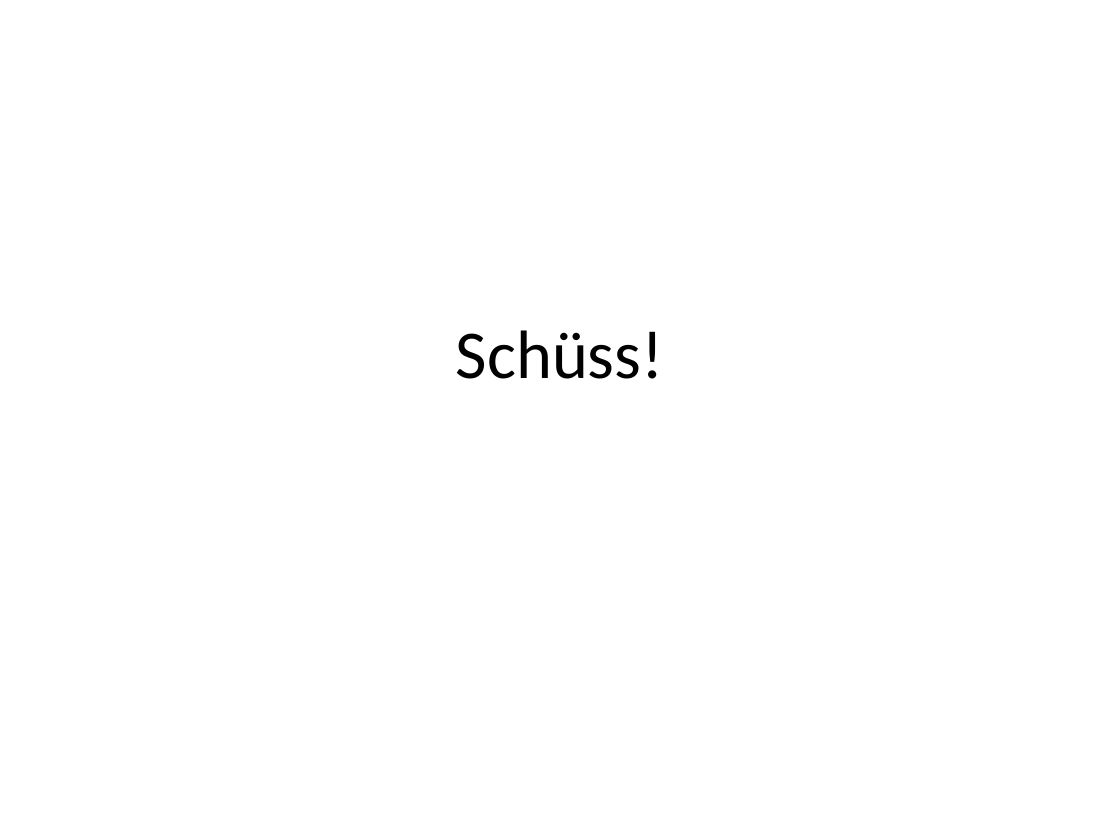
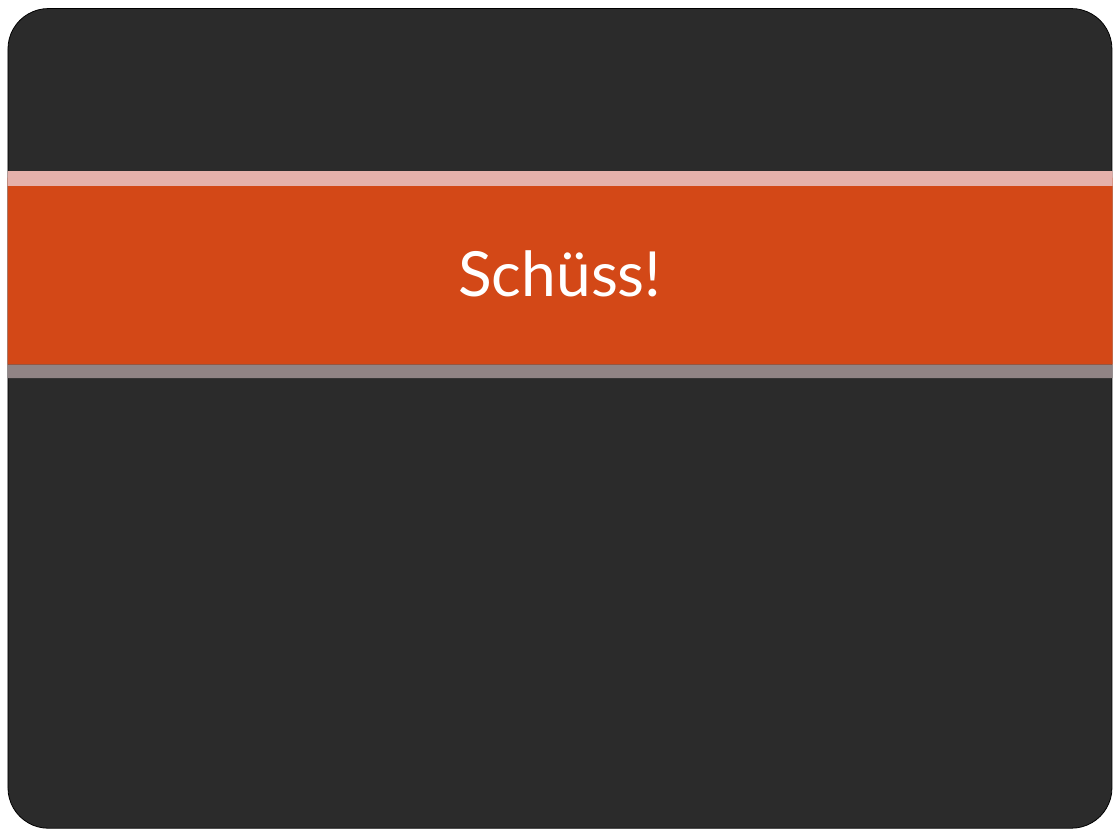
Before and after one commit to TrialAnd404/MyRepo, a slide deck: slide 27 of ZitatErfassung.pptx (slide 24 before the commit). Drawn at 1120x840 pixels with LibreOffice and Linux fonts; fonts in the diff are those of the drawing; background and template pictures are left out; a plain dark background stands for a picture behind light text. Boxes give left, top, right and bottom in pixels: in the first picture for what was removed or moved away, otherwise in the second. Text is boxed around its words. In the diff, an @@ line names an element or a change of style, - is before the commit and + after.

```diff
--- a/ZitatErfassung.pptx
+++ b/ZitatErfassung.pptx
@@ background #FFFFFF to picture (left out) @@
@@ rectangle added at (0, 0, 1120, 840), fill #FFFFFF @@
@@ rounded rectangle added at (8, 9, 1112, 829), fill #FFFFFF, outline #000000 0.5 pt @@
@@ rectangle added at (8, 177, 1113, 364), fill #D34817 @@
@@ rectangle added at (8, 171, 1113, 186), fill #E6B1AC @@
@@ title "Schüss!": place and size @@
-title "Schüss!" at (456, 330, 664, 379)
+title "Schüss!" at (458, 250, 661, 297)
@@ title "Schüss!" at (458, 250, 661, 297): size 44 to 40 pt, font Calibri to Lato, text colour #000000 to #FFFFFF @@
@@ rectangle added at (8, 365, 1113, 379), fill #918485 @@
```
Also in this commit, not shown: 7 other slides changed, 19 slides added, 16 slides removed, 2 other files.
